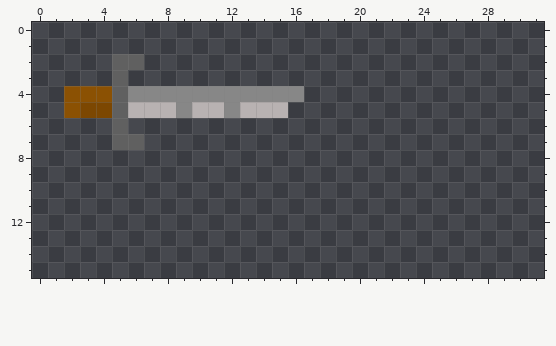
Two states of a pixel-art sprite, core/assets/atlas/pack.png. The first picture shows the starting point.
The file is 32x16 pixels.
Once edited:
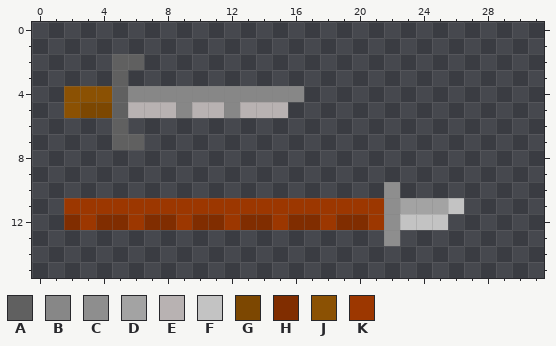
Palette (. is transparent): A #606060  B #878787  C #8e8e8e  D #a3a3a3  E #b8b2b2  F #c3c3c3  G #7c4701  H #802d00  J #8b5103  K #9c3700
What changed:
@@ x 0..31 @@
  9 ................................
-10 ................................
-11 ................................
-12 ................................
-13 ................................
+10 ......................C.........
+11 ..KKKKKKKKKKKKKKKKKKKKCDDDF.....
+12 ..HKHHKHHKHHKHHKHHKHHKCFFF......
+13 ......................C.........
 14 ................................
Where, in picture pixels (left, top, right, bottom), the same in both pictures:
added: (64, 182, 464, 246)
